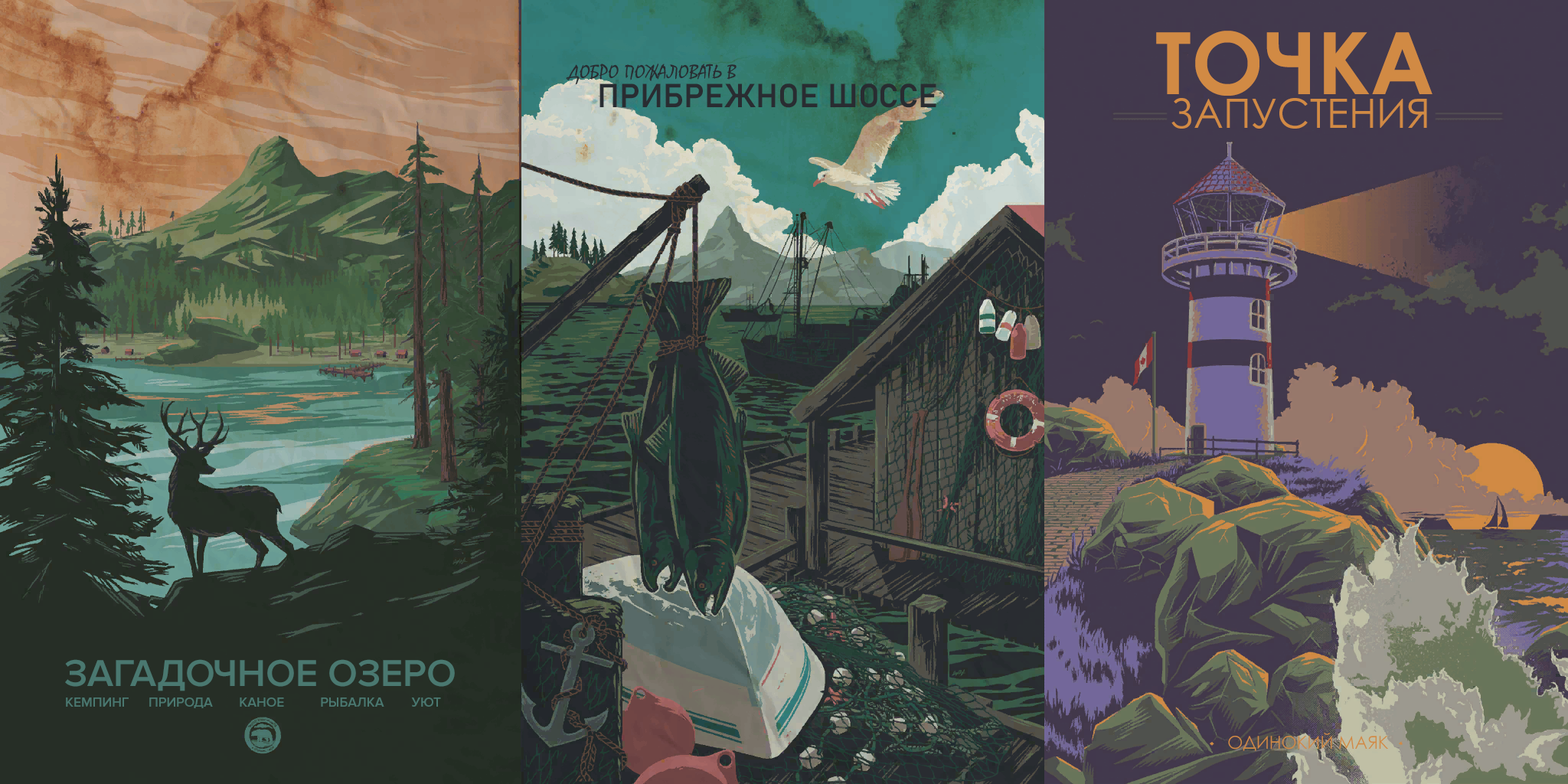
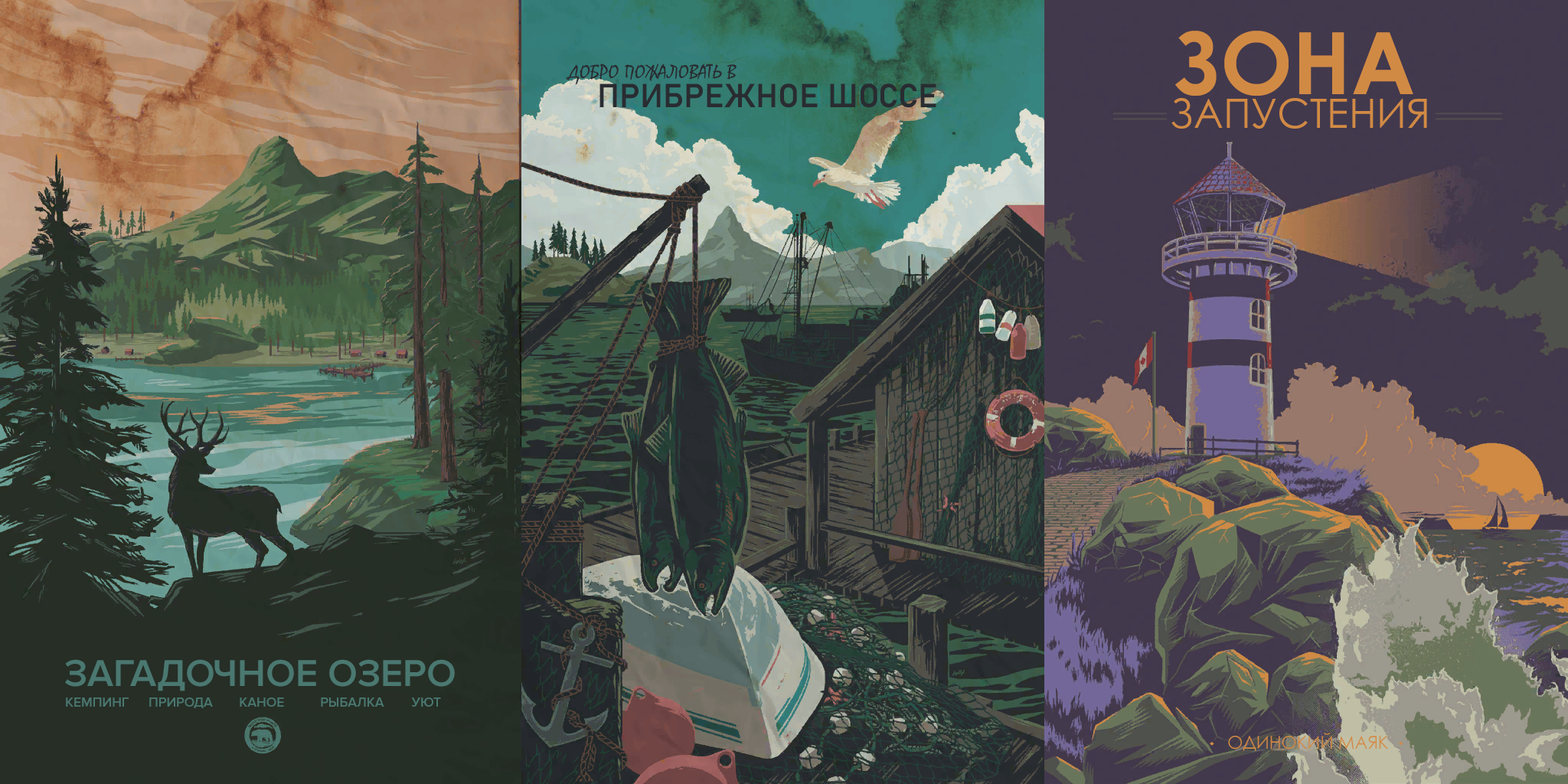
Layered file, before and after one edit (1568x784). Changes by layer:
renamed "ТОЧКА" to "ЗОНА", painted on it over box(1156, 30, 1433, 96)